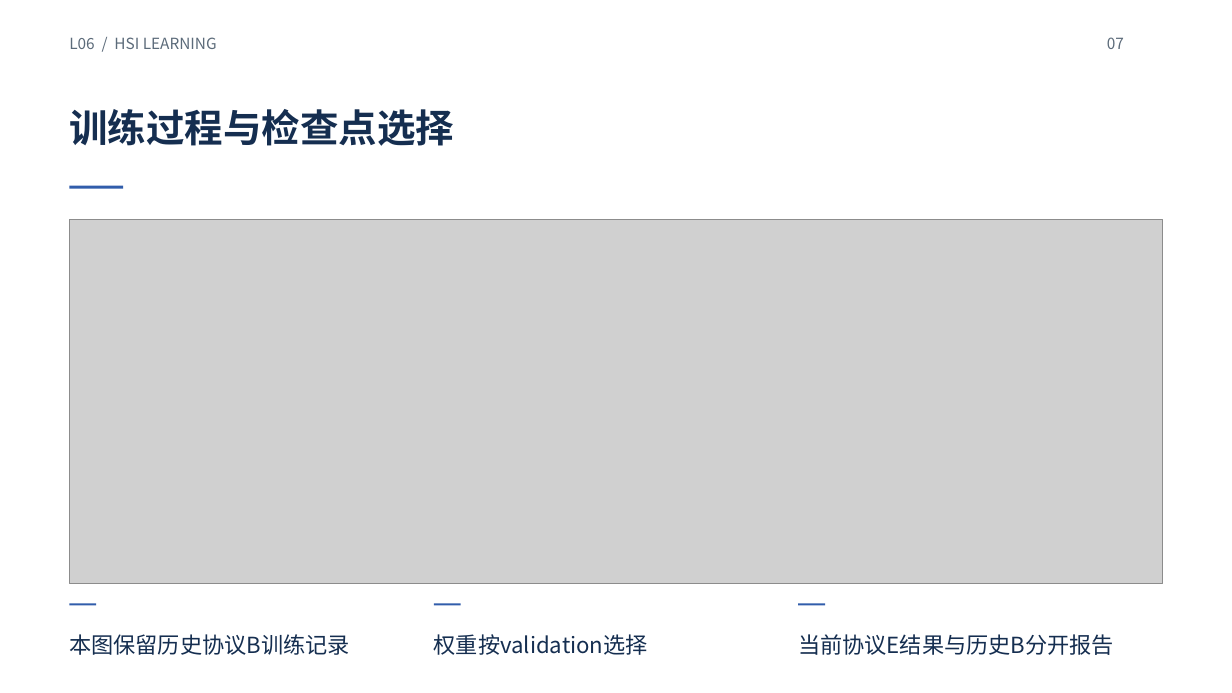
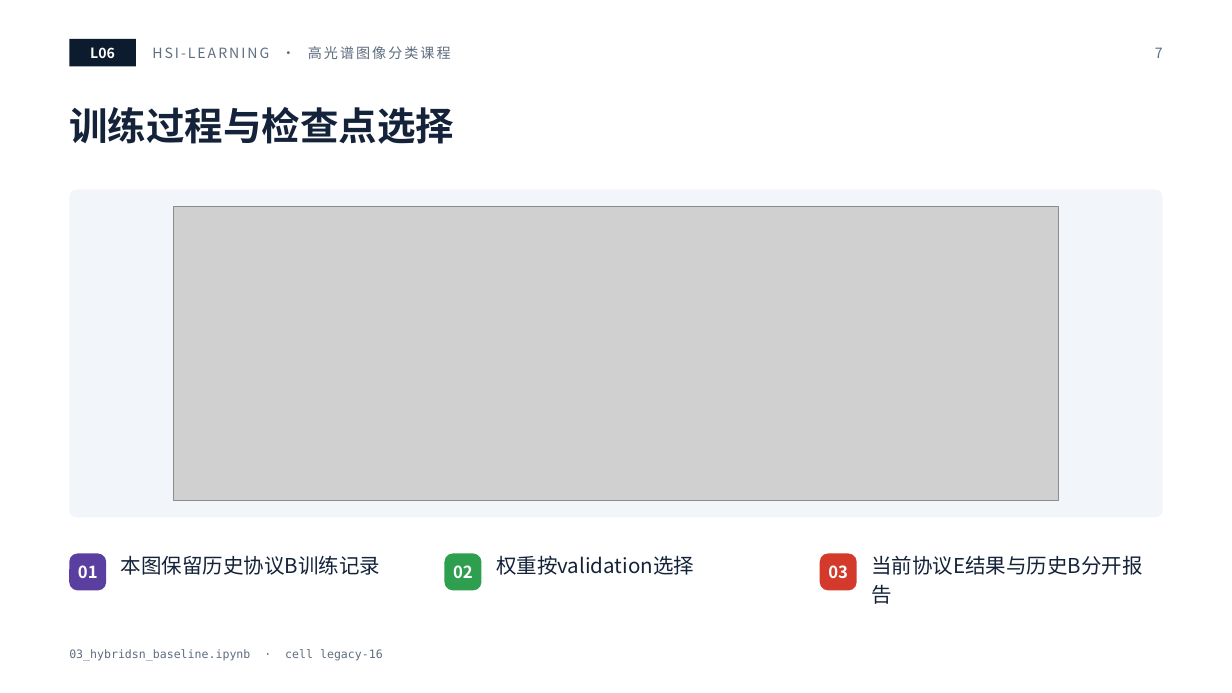
Before and after one commit to masskx/HSI-Learning, a slide deck: slide 7 of slides/decks/L06-hybridsn.pptx. Drawn at 1232x693 pixels with LibreOffice and Linux fonts; fonts in the diff are those of the drawing; grey boxes stand for pictures. Boxes give left, top, right and bottom in pixels: in the first picture for what was removed or moved away, otherwise in the second. Text is boxed around its words. In the diff, an @@ line names an element or a change of style, - is before the commit and + after.

```diff
--- a/slides/decks/L06-hybridsn.pptx
+++ b/slides/decks/L06-hybridsn.pptx
@@ text removed at (69,37,217,49) @@
-L06 / HSI LEARNING
@@ rectangle added at (69,39,136,67), fill #0D1B2E @@
@@ text added at (90,47,115,58), 11 pt, text #FFFFFF, bold @@
+L06
@@ text added at (152,46,451,59), 11 pt, text #5F6E80 @@
+HSI-LEARNING · 高光谱图像分类课程
@@ text removed at (1107,37,1124,49) @@
-07
@@ page number added at (1155,47,1163,58), 11 pt, text #5F6E80 @@
+7
@@ title "训练过程与检查点选择" at (69,107,454,144): text colour #152E50 to #14233A @@
@@ rectangle removed at (69,186,123,189) @@
@@ rounded rectangle added at (69,189,1163,518), fill #F2F5F9 @@
@@ picture: place and size @@
-picture at (69,219,1163,583)
+picture at (174,206,1058,501)
@@ rounded rectangle added at (69,554,106,591), fill #5B3FA0 @@
@@ text added at (78,565,98,578), 13 pt, text #FFFFFF, bold @@
+01
@@ text "本图保留历史协议B训练记录": place and size @@
-text "本图保留历史协议B训练记录" at (69,634,350,655)
+text "本图保留历史协议B训练记录" at (121,555,380,575)
@@ rounded rectangle added at (445,554,482,591), fill #2E9E4F @@
@@ text added at (453,565,473,578), 13 pt, text #FFFFFF, bold @@
+02
@@ text "权重按validation选择": place and size @@
-text "权重按validation选择" at (434,634,648,655)
+text "权重按validation选择" at (496,555,694,575)
@@ rounded rectangle added at (820,554,857,591), fill #D33A2C @@
@@ text added at (828,565,848,578), 13 pt, text #FFFFFF, bold @@
+03
@@ size 17.2 to 16 pt, text colour #152E50 to #14233A; line spacing 1 to 1.15; vertical alignment middle to top in 3 elements at (121,555,380,575), (496,555,694,575), (871,555,1142,575) @@
@@ text "当前协议E结果与历史B分开报告": place and size @@
-text "当前协议E结果与历史B分开报告" at (798,634,1114,655)
+text "当前协议E结果与历史B分开报告" at (871,555,1142,575)
@@ rectangle removed at (69,604,96,605) @@
@@ rectangle removed at (433,604,460,605) @@
@@ rectangle removed at (799,604,825,605) @@
@@ text added at (69,649,383,661), 9 pt, text #5F6E80 @@
+03_hybridsn_baseline.ipynb · cell legacy-16
```
Also in this commit, not shown: 11 other slides changed, 20 other files.
